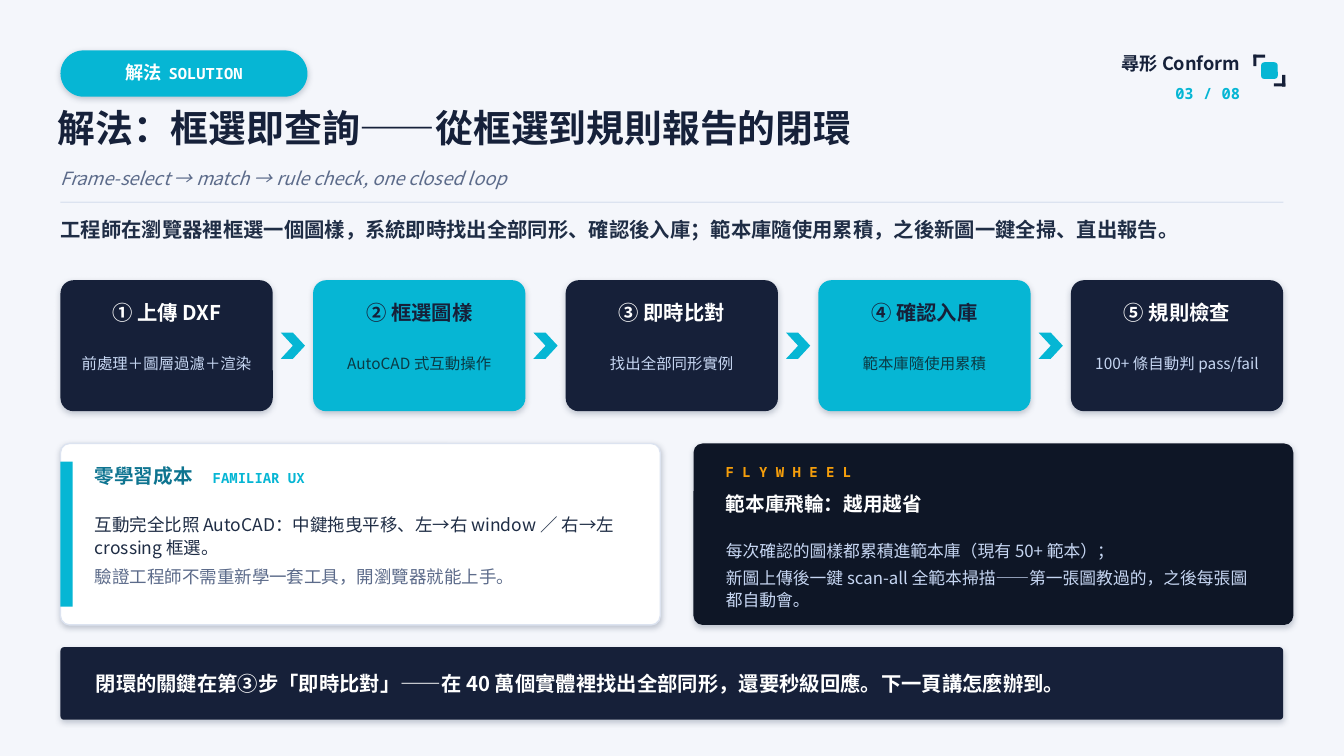
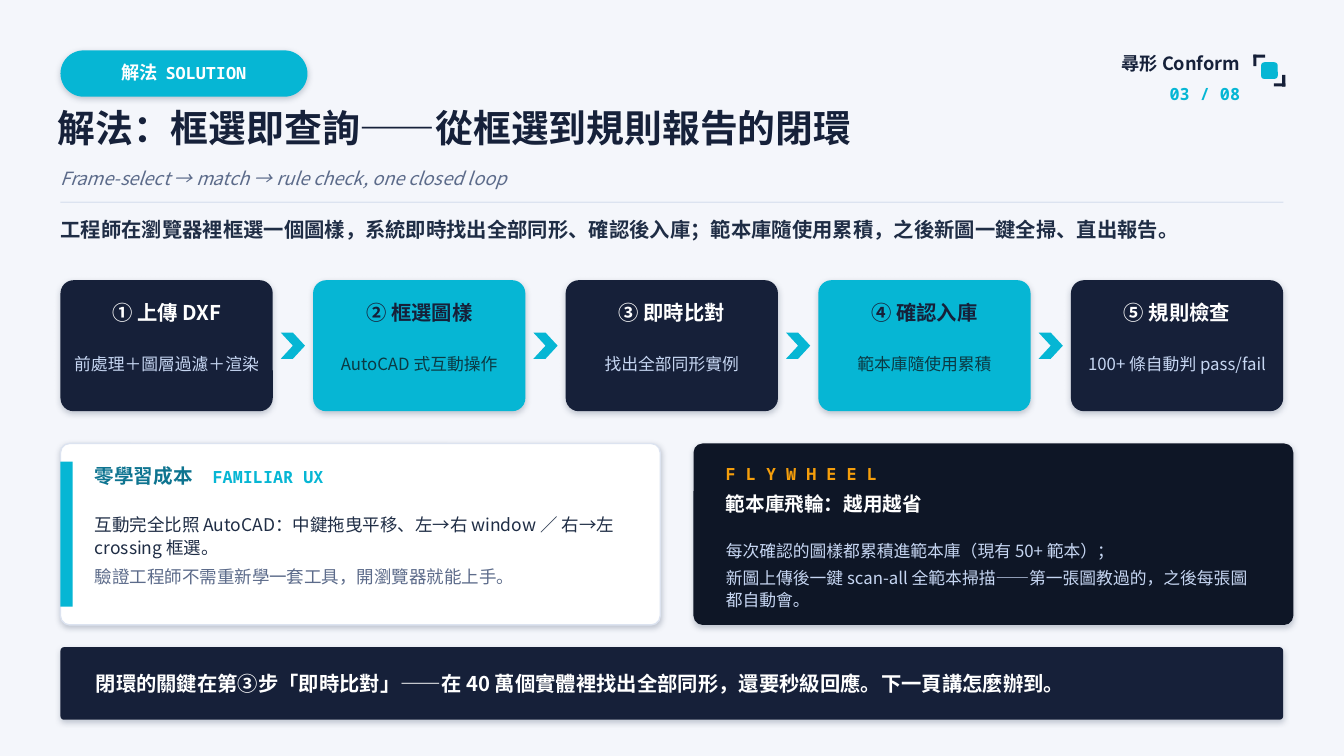
Before and after one commit to yiting-tom/SMDR2, a slide deck: slide 3 of competition/尋形Conform_競賽簡報.pptx. Drawn at 1344x756 pixels with LibreOffice and Linux fonts; fonts in the diff are those of the drawing. Boxes give left, top, right and bottom in pixels: in the first picture for what was removed or moved away, otherwise in the second. Text is boxed around its words. In the diff, an @@ line names an element or a change of style, - is before the commit and + after.

```diff
--- a/competition/尋形Conform_競賽簡報.pptx
+++ b/competition/尋形Conform_競賽簡報.pptx
@@ text "解法 SOLUTION" at (122, 63, 247, 81): size 11 to 12 pt in "SOLUTION" @@
@@ size 11 to 12 pt in 6 elements at (1170, 88, 1240, 100), (74, 356, 259, 372), (341, 356, 498, 372), (605, 356, 739, 372), (857, 356, 991, 372), (1088, 356, 1266, 374) @@
@@ text "零學習成本 FAMILIAR UX" at (95, 466, 323, 485): size 10 to 12 pt in "FAMILIAR UX" @@
@@ text "F L Y W H ..." at (726, 468, 877, 480): size 10 to 12 pt @@
```
Also in this commit, not shown: 9 other slides changed, 2 other files.
